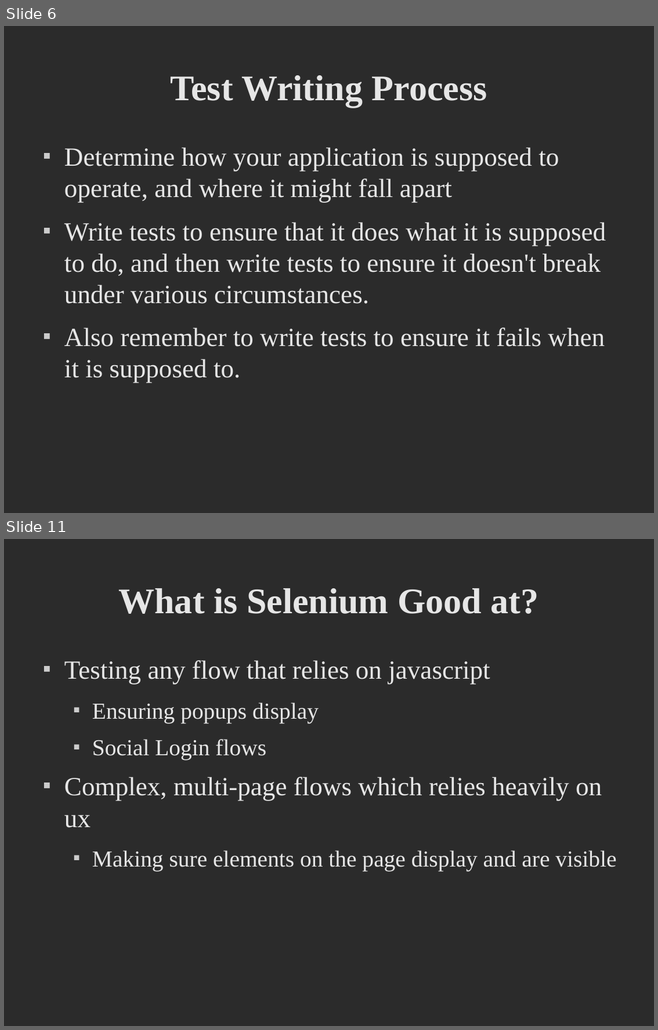
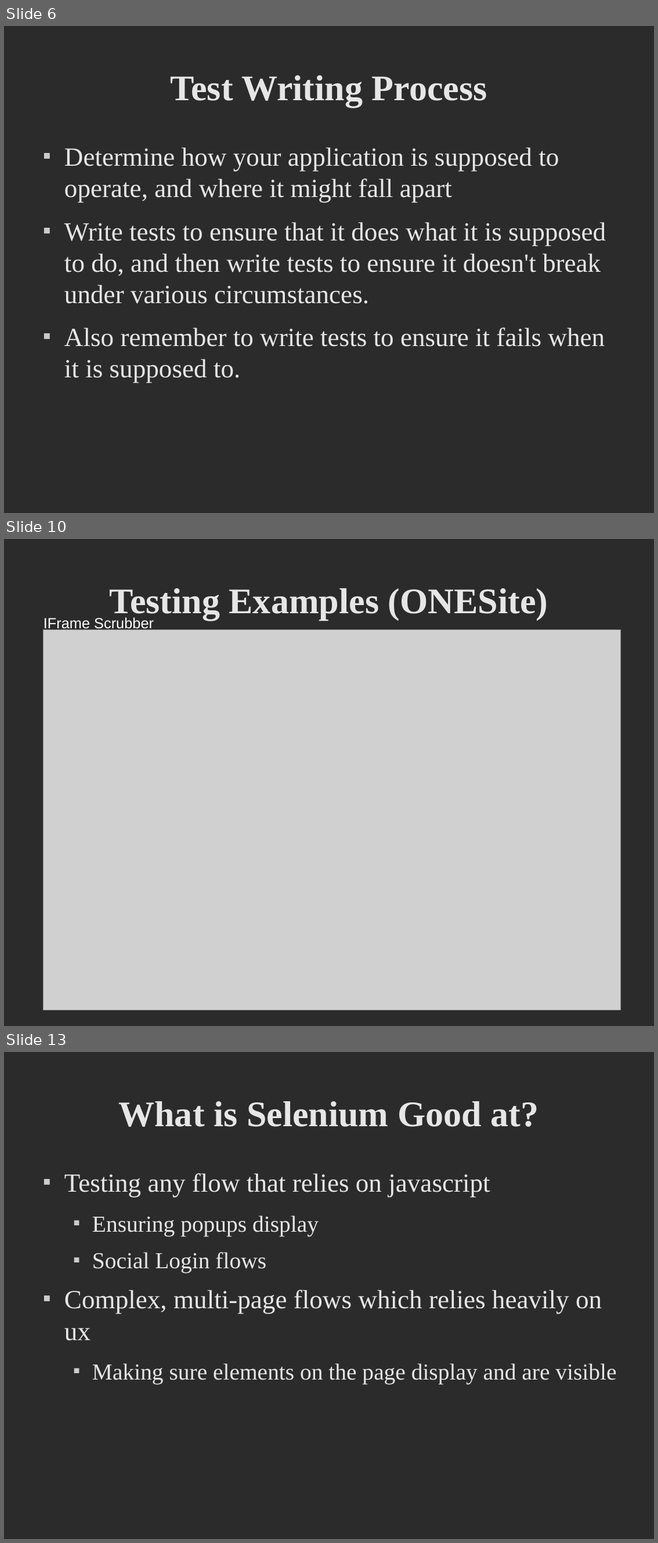
Before and after one commit to dfanica/onesite-unit-test-demo, a slide deck: public/files/presentation.odp. Shown one above the other, each under a label of ours: slides 6 and 11 before the commit, slides 6, 10 and 13 after it; the slides between them are not shown. The pictures are 658x1030 and 658x1543 pixels, drawn with LibreOffice and Linux fonts; fonts in the diff are those of the drawing; grey boxes stand for pictures; background and template pictures are left out; a plain dark background stands for a picture behind light text. Boxes give left, top, right and bottom in pixels: in the first picture for what was removed or moved away, otherwise in the second. Text is boxed around its words. In the diff, an @@ line names an element or a change of style, - is before the commit and + after.

Commit message:
Updated presentation with more examples, and added a selenium definition file.

```diff
--- a/public/files/presentation.odp
+++ b/public/files/presentation.odp
@@ slide 10 added at bbox=[4, 539, 654, 1026], background picture (left out) @@
@@ title added at bbox=[109, 588, 548, 620], 44 pt, text #E6E6E6, bold @@
+Testing Examples (ONESite)
@@ text added at bbox=[43, 617, 154, 632], 18 pt, text #FFFFFF @@
+IFrame Scrubber
@@ picture added at bbox=[43, 630, 621, 1011] @@
@@ what was slide 11 is now slide 13 @@
```
Also in this commit, not shown: 4 slides changed, 2 other slides added, 1 other file.
